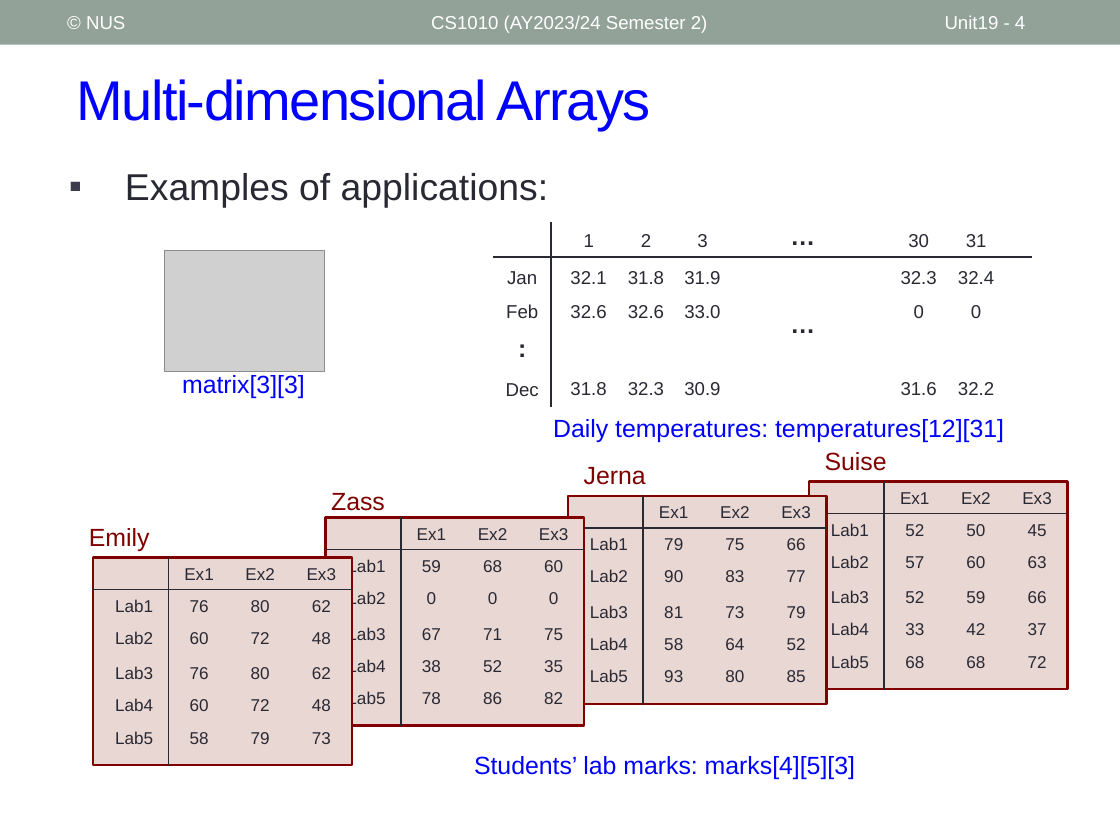
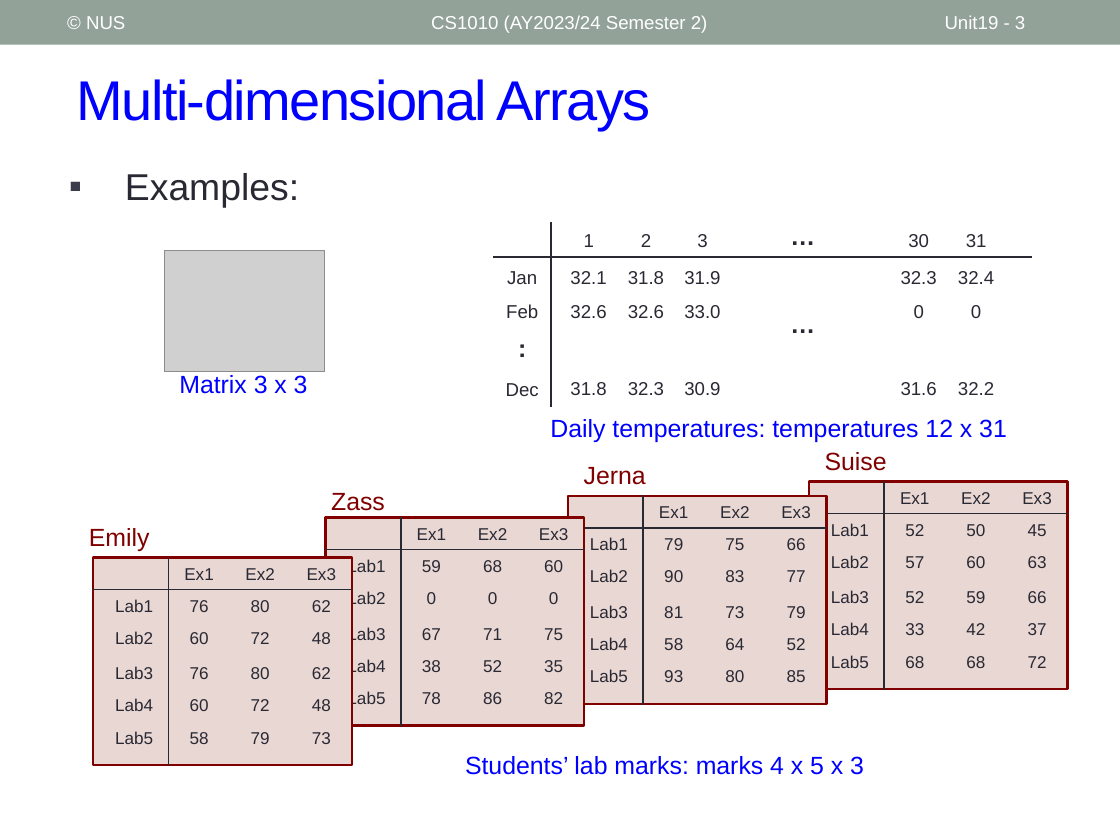
Before and after one commit to nus-cs1010-2425-s2/website, a slide deck: slide 3 of slides/Unit19_Multi-Dimensional Arrays.pptx (slide 4 before the commit). Drawn at 1120x840 pixels with LibreOffice and Linux fonts; fonts in the diff are those of the drawing; grey boxes stand for pictures. Boxes give left, top, right and bottom in pixels: in the first picture for what was removed or moved away, otherwise in the second. Text is boxed around its words. In the diff, an @@ line names an element or a change of style, - is before the commit and + after.

```diff
--- a/slides/Unit19_Multi-Dimensional Arrays.pptx
+++ b/slides/Unit19_Multi-Dimensional Arrays.pptx
@@ page number at (945, 15, 1025, 29): text changed @@
-Unit19 - 4
+Unit19 - 3
@@ text at (125, 173, 299, 208): text changed @@
-▪ Examples of applications:
+▪ Examples:
@@ text at (179, 375, 308, 394): text changed @@
-matrix[3][3]
+Matrix 3 x 3
@@ text at (550, 419, 1007, 442): text changed @@
-Daily temperatures: temperatures[12][31]
+Daily temperatures: temperatures 12 x 31
@@ text at (465, 756, 864, 775): text changed @@
-Students’ lab marks: marks[4][5][3]
+Students’ lab marks: marks 4 x 5 x 3
```
Also in this commit, not shown: 4 other slides changed, 2 slides added, 1 slide removed, 4 other files.
